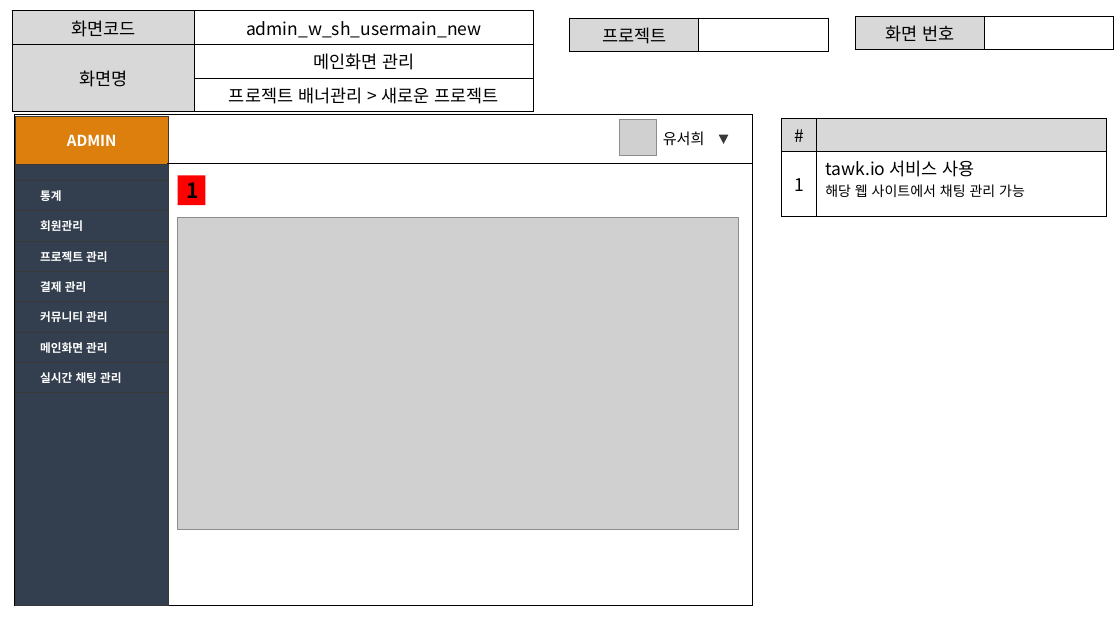
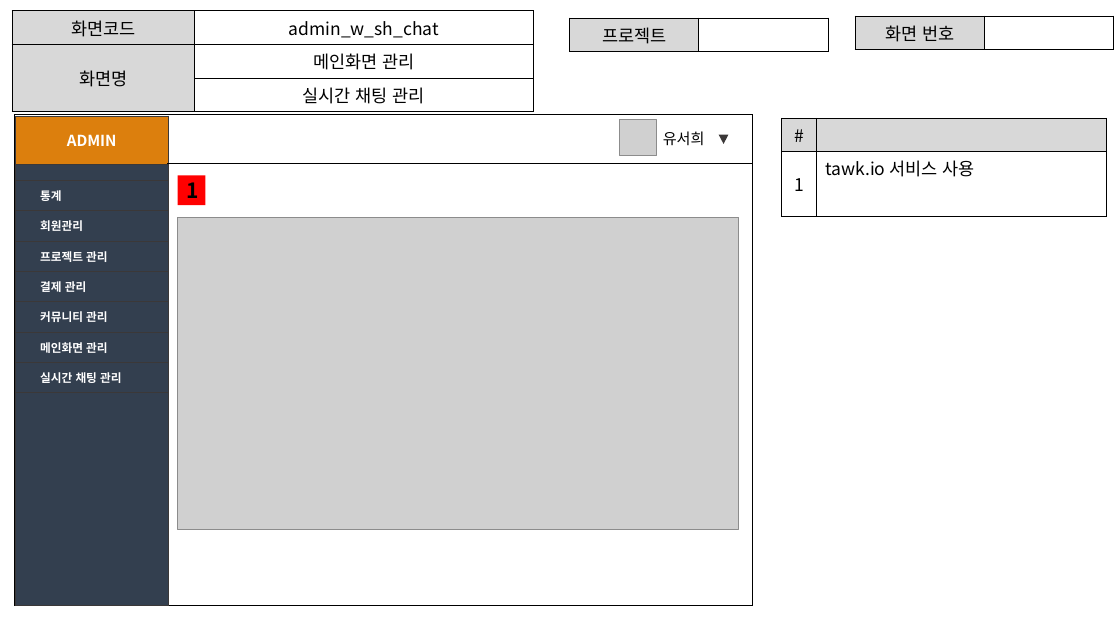
Before and after one commit to ezenteam2/EzenCrowdFunding, a slide deck: slide 20 of project03 화면설계서/project03 - 화면 설계서 - 서희.pptx (slide 18 before the commit). Drawn at 1120x630 pixels with LibreOffice and Linux fonts; fonts in the diff are those of the drawing; grey boxes stand for pictures. Boxes give left, top, right and bottom in pixels: in the first picture for what was removed or moved away, otherwise in the second. Text is boxed around its words. In the diff, an @@ line names an element or a change of style, - is before the commit and + after.

```diff
--- a/project03 화면설계서/project03 - 화면 설계서 - 서희.pptx
+++ b/project03 화면설계서/project03 - 화면 설계서 - 서희.pptx
@@ table at [12,11,533,108] @@
-row 1, column 2: admin_w_sh_usermain_new
+row 1, column 2: admin_w_sh_chat
-row 3, column 2: 프로젝트 배너관리 > 새로운 프로젝트
+row 3, column 2: 실시간 채팅 관리
@@ table at [782,118,1107,216] @@
-row 2, column 2: tawk.io 서비스 사용 / 해당 웹 사이트에서 채팅 관리 가능
+row 2, column 2: tawk.io 서비스 사용
```
Also in this commit, not shown: 1 other slide changed, 2 slides added.
